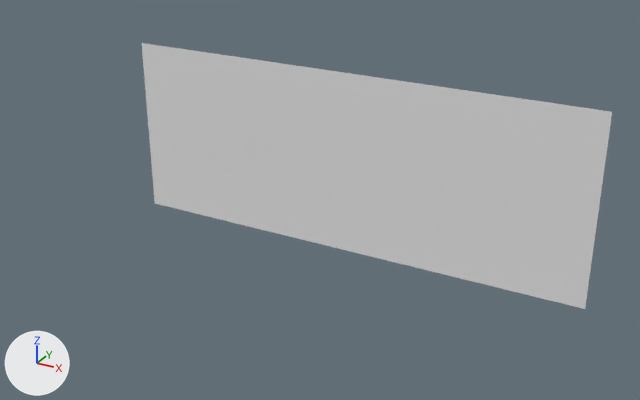
A saved change to the OBJ model Assets/Tiled2Unity/Meshes/Level.obj.
Rendered twice from a 50 mm lens placed at (431.0, -2488.0, 775.0), pointed at (-968.0, 55.0, -496.0). The lights are fixed; the arrows at lower left show +X, +Y and +Z. Where no turn or scale is listed for an object, it has been applied to the vertices.

Names of what the first picture shows: 'Level'.
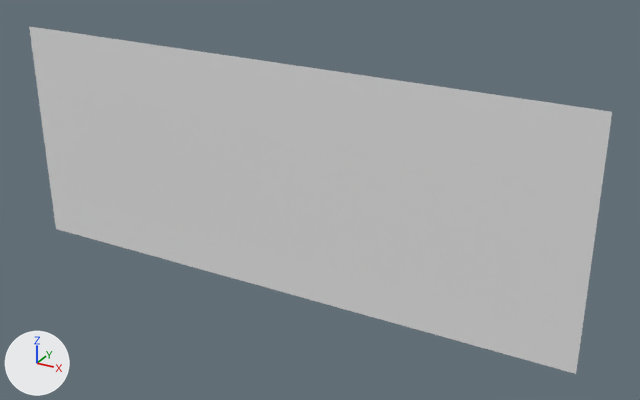
The change in detail:
me_level is used by ob_level; location (0.0, 0.0, 0.0).
me_level had 4346 vertices, 4200 faces and spanned x -1680.0..0.0, y 0.0, z -640.0..0.0.
me_level now has 7896 vertices, 7700 faces and spans x -2240.0..0.0, y 0.0, z -880.0..0.0.
me_level part 1: 3550 vertices added at x -2240.0..0.0, y 0.0, z -880.0..0.0.

Boxes (x1, y1, x2, y2) around the edits, measured in the pictures (640 x 400 px):
'Level', reshaped (24% wider, 31% taller)
    before: (142, 43, 612, 309)
    after: (29, 26, 612, 374)
part 1 of me_level, added
    after: (29, 26, 585, 374)
